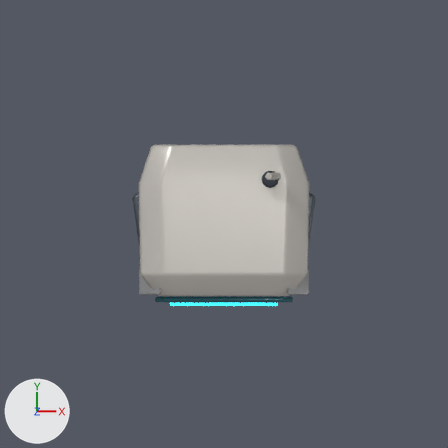
Renders of the Blender file Docs/Design/WISP_Base_v1/HD01/HD01.blend from each side of a commit.
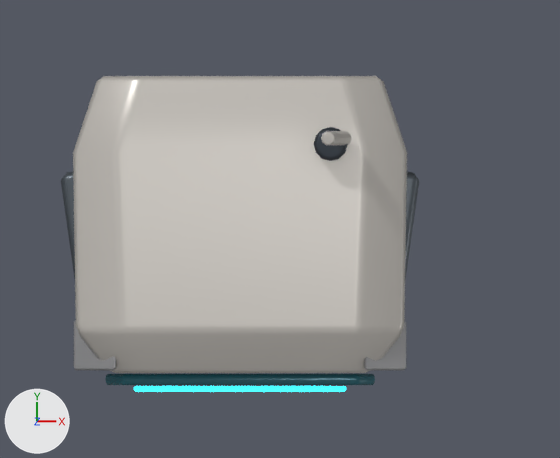
Old and new are each drawn from the file's camera 'Camera_HD01-06-Top' and again close up on the part from 23% to 86% of the width and 24% to 76% of the height. The axes (+X, +Y, +Z) are drawn at lower left. The lights are the same throughout. The first two pictures are the older version.

The older version as bpy lines, for what is in view:
```python
ob_hd01_antenna_rod = bpy.data.objects.new('HD01_Antenna_Rod', me_cylinder_001)
ob_hd01_antenna_rod.parent = ob_hd01_root
ob_hd01_antenna_rod.location = (0.034, 0.033, 0.061)
ob_hd01_antenna_rod.rotation_euler = (0.0, -0.175, 0.0)  # degrees (0, -10, 0)
ob_hd01_continuous_visor_glass = bpy.data.objects.new('HD01_Continuous_Visor_Glass', me_hd01_continuous_visor_glass_facets)
ob_hd01_continuous_visor_glass.parent = ob_hd01_root
ob_hd01_continuous_visor_glass.location = (0.0, 0.0, 0.0)
ob_hd01_l_cheek_armor = bpy.data.objects.new('HD01_L_Cheek_Armor', me_hd01_l_cheek_armor_facets)
ob_hd01_l_cheek_armor.parent = ob_hd01_root
ob_hd01_l_cheek_armor.location = (0.0, 0.0, 0.0)
ob_hd01_l_side_sensor_pod = bpy.data.objects.new('HD01_L_Side_Sensor_Pod', me_cube_001)
ob_hd01_l_side_sensor_pod.parent = ob_hd01_root
ob_hd01_l_side_sensor_pod.location = (-0.052, 0.002, 0.002)
ob_hd01_l_side_sensor_pod.rotation_euler = (0.0, 0.0, 0.14)  # degrees (0, 0, 8)
ob_hd01_r_cheek_armor = bpy.data.objects.new('HD01_R_Cheek_Armor', me_hd01_r_cheek_armor_facets)
ob_hd01_r_cheek_armor.parent = ob_hd01_root
ob_hd01_r_cheek_armor.location = (0.0, 0.0, 0.0)
ob_hd01_r_side_sensor_pod = bpy.data.objects.new('HD01_R_Side_Sensor_Pod', me_cube_002)
ob_hd01_r_side_sensor_pod.parent = ob_hd01_root
ob_hd01_r_side_sensor_pod.location = (0.052, 0.002, 0.002)
ob_hd01_r_side_sensor_pod.rotation_euler = (0.0, 0.0, -0.14)  # degrees (0, 0, -8)
ob_hd01_short_antenna_base = bpy.data.objects.new('HD01_Short_Antenna_Base', me_cylinder)
ob_hd01_short_antenna_base.parent = ob_hd01_root
ob_hd01_short_antenna_base.location = (0.032, 0.031, 0.045)
ob_hd01_single_cyan_optical_slit = bpy.data.objects.new('HD01_Single_Cyan_Optical_Slit', me_hd01_single_cyan_optical_slit_facets)
ob_hd01_single_cyan_optical_slit.parent = ob_hd01_root
ob_hd01_single_cyan_optical_slit.location = (0.0, 0.0, 0.0)
# also in view: 'HD01_Main_Faceted_Helmet_Shell' at (0.0, 0.0025, 0.001)
```
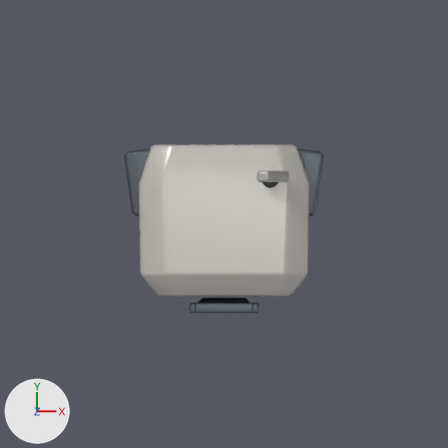
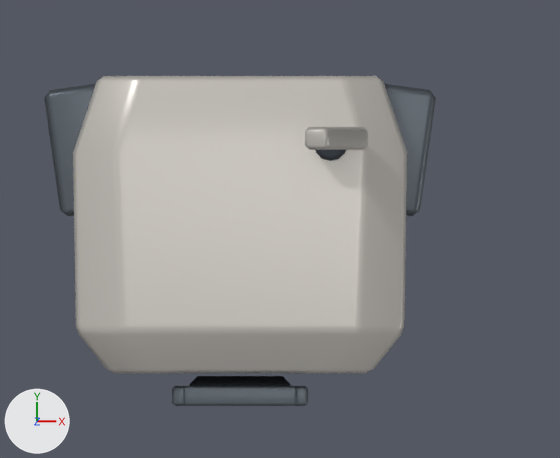
Boxes [x1, y1, x2, y2] around the edits, measured in the close-ups (560 x 458 px):
'HD01_L_Side_Sensor_Pod', mesh rescaled, moved
    before: [61, 172, 75, 278]
    after: [44, 84, 96, 216]
'HD01_R_Side_Sensor_Pod', mesh rescaled, moved
    before: [405, 172, 419, 279]
    after: [385, 84, 436, 216]
'HD01_Continuous_Visor_Glass', reshaped, moved, modifiers changed, recoloured
    before: [106, 374, 375, 385]
    after: [189, 376, 291, 386]
'Sensor_Bezel_End.001', added
    after: [183, 386, 297, 406]
'HD01_Antenna_Rod', reshaped, turned
    before: [321, 131, 352, 145]
    after: [305, 127, 368, 150]
'HD01_Single_Cyan_Optical_Slit', reshaped, moved (not visible afterwards)
    before: [134, 386, 346, 392]
'HD01_L_Cheek_Armor', deleted
    before: [74, 320, 116, 370]
'HD01_R_Cheek_Armor', deleted
    before: [364, 320, 406, 370]
'Sensor_Bezel_Side.001', added
    after: [294, 386, 308, 406]
'Sensor_Bezel_Side', added
    after: [172, 386, 186, 406]

What changed in the scene script:
```text
Change me_hd01_continuous_visor_glass_facets:
    used by ob_hd01_continuous_visor_glass; parent = ob_hd01_root; location = (0.0, 0.0, 0.0)
    remove me_hd01_continuous_visor_glass_facets.from_pydata(...)  # 16 vertices, 10 faces; spans x -0.048..0.048, y -0.0542..-0.0502, z -0.022..0.005
    remove me_hd01_continuous_visor_glass_facets.materials.append(mat_hd01___continuous_dark_visor_glass)  # dark cyan #16505b
    add me_hd01_continuous_visor_glass_facets.from_pydata(...)  # 8 vertices, 6 faces; spans x -0.018..0.018, y -0.003..0.003, z -0.022..0.022
    me_hd01_continuous_visor_glass_facets part 1: 16 vertices removed from x -0.048..0.048, y -0.0542..-0.0502, z -0.022..0.005; 8 vertices added at x -0.018..0.018, y -0.003..0.003, z -0.022..0.022, forming a box
    add me_hd01_continuous_visor_glass_facets.materials.append(mat_hd01___graphite_under_shell)
Change me_hd01_single_cyan_optical_slit_facets:
    used by ob_hd01_single_cyan_optical_slit; parent = ob_hd01_root; location = (0.0, 0.0, 0.0)
    remove me_hd01_single_cyan_optical_slit_facets.from_pydata(...)  # 16 vertices, 10 faces; spans x -0.038..0.038, y -0.0565..-0.0545, z -0.012..-0.001
    add me_hd01_single_cyan_optical_slit_facets.from_pydata(...)  # 8 vertices, 6 faces; spans x -0.01..0.01, y -0.001..0.001, z -0.0145..0.0145
    me_hd01_single_cyan_optical_slit_facets part 2: 16 vertices removed from x -0.038..0.038, y -0.0565..-0.0545, z -0.012..-0.001
    other edits to the shape of me_hd01_single_cyan_optical_slit_facets do not show in these pictures
Change me_cube_001:
    used by ob_hd01_l_side_sensor_pod; parent = ob_hd01_root; location = (-0.052, 0.002, 0.002); rotation_euler = (0.0, 0.0, 0.14), in degrees (0, 0, 8)
    remove me_cube_001.from_pydata(...)  # 8 vertices, 6 faces; spans x -0.009..0.009, y -0.02..0.02, z -0.016..0.016
    add me_cube_001.from_pydata(...)  # 8 vertices, 6 faces; spans x -0.0115..0.0115, y -0.0225..0.0225, z -0.0185..0.0185
    me_cube_001 part 3: the whole mesh is scaled about its middle by (1.28, 1.13, 1.16)
Change me_cube_002:
    used by ob_hd01_r_side_sensor_pod; parent = ob_hd01_root; location = (0.052, 0.002, 0.002); rotation_euler = (0.0, 0.0, -0.14), in degrees (0, 0, -8)
    remove me_cube_002.from_pydata(...)  # 8 vertices, 6 faces; spans x -0.009..0.009, y -0.02..0.02, z -0.016..0.016
    add me_cube_002.from_pydata(...)  # 8 vertices, 6 faces; spans x -0.0115..0.0115, y -0.0225..0.0225, z -0.0185..0.0185
    me_cube_002 part 4: the whole mesh is scaled about its middle by (1.28, 1.13, 1.16)
Change me_cylinder_001:
    used by ob_hd01_antenna_rod; parent = ob_hd01_root; location = (0.034, 0.033, 0.061); rotation_euler = (0.0, -0.175, 0.0), in degrees (0, -10, 0)
    remove me_cylinder_001.from_pydata(...)  # 20 vertices, 12 faces; spans x -0.0027..0.0027, y -0.0028..0.0028, z -0.017..0.017
    add me_cylinder_001.from_pydata(...)  # 8 vertices, 6 faces; spans x -0.0045..0.0045, y -0.004..0.004, z -0.0215..0.0215
    me_cylinder_001 part 5: the whole mesh is rebuilt
Change ob_hd01_continuous_visor_glass:
    ob_hd01_continuous_visor_glass.location: (0.0, 0.0, 0.0) -> (0.0, -0.054, -0.003)
    where _m = ob_hd01_continuous_visor_glass.modifiers.new('crisp but softened armor edges', 'BEVEL')
    _m.width: 0.001 -> 0.004
    _m.width_pct: 0.001 -> 0.004
Change ob_hd01_single_cyan_optical_slit:
    ob_hd01_single_cyan_optical_slit.location: (0.0, 0.0, 0.0) -> (0.0, -0.058, -0.003)
Change ob_hd01_l_side_sensor_pod:
    ob_hd01_l_side_sensor_pod.location: (-0.052, 0.002, 0.002) -> (-0.055, 0.029, 0.002)
Remove ob_hd01_l_cheek_armor:
    ob_hd01_l_cheek_armor = bpy.data.objects.new('HD01_L_Cheek_Armor', me_hd01_l_cheek_armor_facets)
Change ob_hd01_r_side_sensor_pod:
    ob_hd01_r_side_sensor_pod.location: (0.052, 0.002, 0.002) -> (0.055, 0.029, 0.002)
Remove ob_hd01_r_cheek_armor:
    ob_hd01_r_cheek_armor = bpy.data.objects.new('HD01_R_Cheek_Armor', me_hd01_r_cheek_armor_facets)
Change ob_hd01_antenna_rod:
    ob_hd01_antenna_rod.rotation_euler: (0.0, -0.175, 0.0) -> (0.0, -0.349, 0.0)  # degrees (0, -10, 0) -> degrees (0, -20, 0)
Add ob_sensor_bezel_end_001:
    ob_sensor_bezel_end_001 = bpy.data.objects.new('Sensor_Bezel_End.001', me_cube_006)  # a box spanning x -0.02..0.02, y -0.0035..0.0035, z -0.0025..0.0025; modifiers BEVEL, WEIGHTED_NORMAL
    ob_sensor_bezel_end_001.parent = ob_hd01_root
    ob_sensor_bezel_end_001.location = (0.0, -0.058, 0.022)
Add ob_sensor_bezel_side_001:
    ob_sensor_bezel_side_001 = bpy.data.objects.new('Sensor_Bezel_Side.001', me_cube_004)  # a box spanning x -0.003..0.003, y -0.0035..0.0035, z -0.026..0.026; modifiers BEVEL, WEIGHTED_NORMAL
    ob_sensor_bezel_side_001.parent = ob_hd01_root
    ob_sensor_bezel_side_001.location = (0.021, -0.058, -0.003)
Add ob_sensor_bezel_side:
    ob_sensor_bezel_side = bpy.data.objects.new('Sensor_Bezel_Side', me_cube_004.copy())  # modifiers BEVEL, WEIGHTED_NORMAL
    ob_sensor_bezel_side.parent = ob_hd01_root
    ob_sensor_bezel_side.location = (-0.021, -0.058, -0.003)
```
